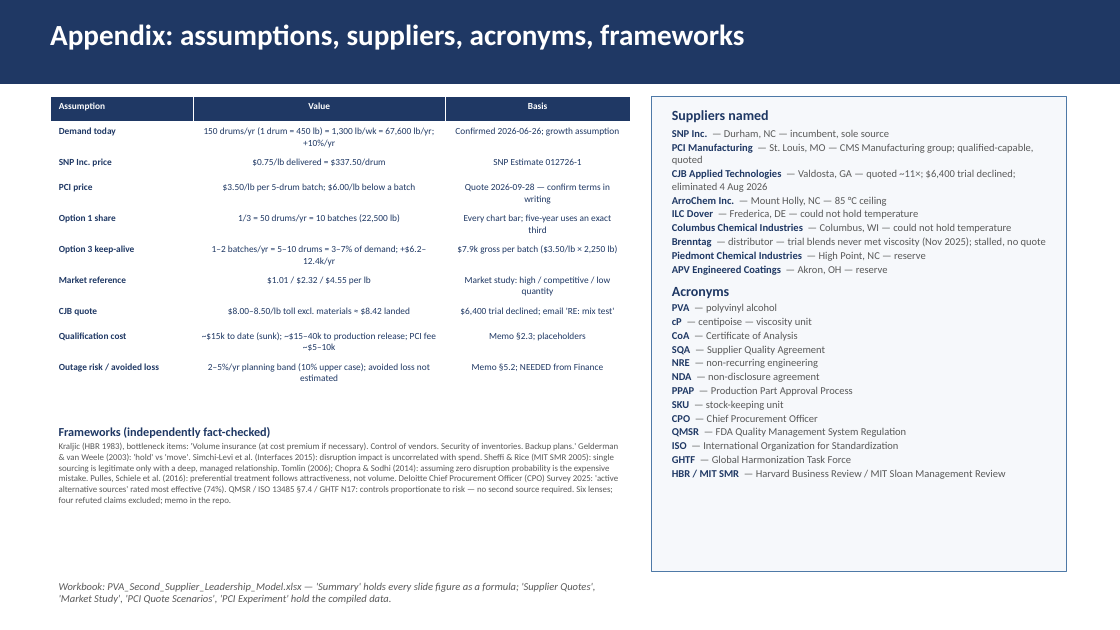
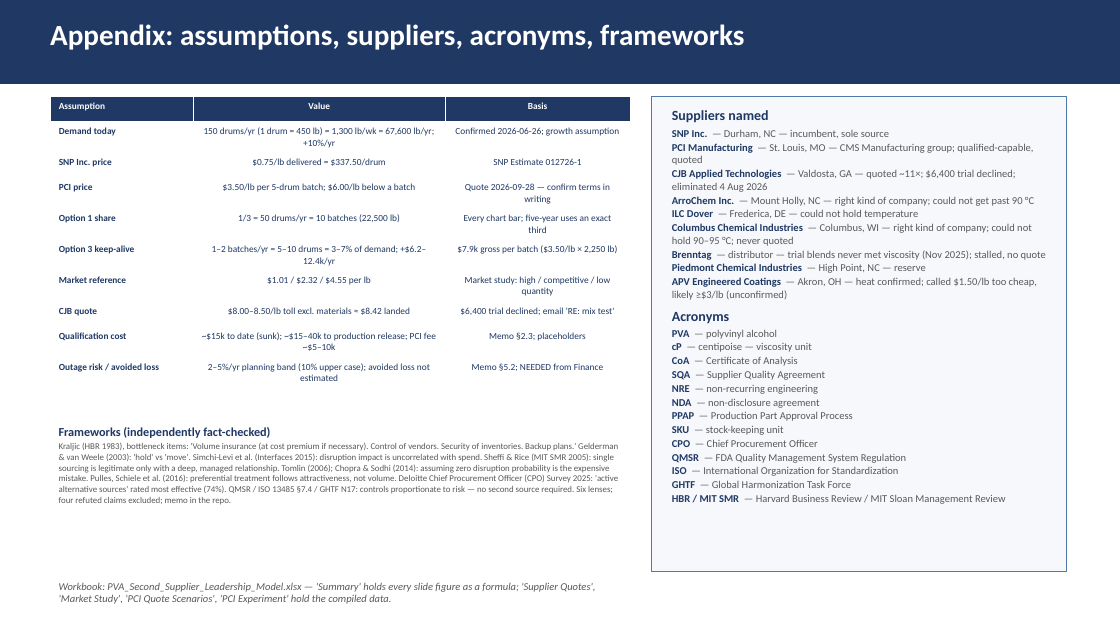
Before and after one commit to naviero1/Claude-Works, a slide deck: slide 10 of PVA second supplier initiative/PVA_Second_Supplier_Leadership_Deck.pptx. Drawn at 1120x630 pixels with LibreOffice and Linux fonts; fonts in the diff are those of the drawing. Boxes give left, top, right and bottom in pixels: in the first picture for what was removed or moved away, otherwise in the second. Text is boxed around its words. In the diff, an @@ line names an element or a change of style, - is before the commit and + after.

```diff
--- a/PVA second supplier initiative/PVA_Second_Supplier_Leadership_Deck.pptx
+++ b/PVA second supplier initiative/PVA_Second_Supplier_Leadership_Deck.pptx
@@ text at (672,196,1034,206): text changed @@
-ArroChem Inc. — Mount Holly, NC — 85 °C ceiling
+ArroChem Inc. — Mount Holly, NC — right kind of company; could not get past 90 °C
@@ text at (672,223,1032,246): text changed @@
-Columbus Chemical Industries — Columbus, WI — could not hold temperature
+Columbus Chemical Industries — Columbus, WI — right kind of company; could not hold 90–95 °C; never quoted
@@ text at (672,277,1037,300): text changed; text colour #1F3864 to #595959; bold off @@
-APV Engineered Coatings — Akron, OH — reserve
+APV Engineered Coatings — Akron, OH — heat confirmed; called $1.50/lb too cheap, likely ≥$3/lb (unconfirmed)
```
Also in this commit, not shown: 1 other slide changed, 4 other files.
